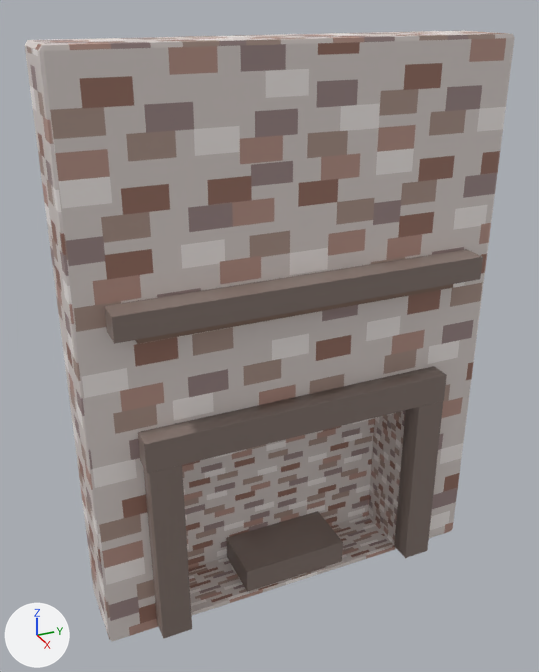
Before and after pictures for a commit that changed the FBX model Assets/Models/fireplace.fbx.
Rendered twice from a 50 mm lens placed at (11.53, -5.52, 5.9), pointed at (0.02, -0.34, 0.15). Lighting does not change. The marker at lower left points along +X, +Y and +Z. Where no turn or scale is listed for an object, it has been applied to the vertices.

Before the edit, the objects in view are built like this:
```python
ob_cube_001 = bpy.data.objects.new('Cube.001', me_cube_008)
ob_cube_001.location = (-0.58, 0.0, 0.0)
ob_cube_002 = bpy.data.objects.new('Cube.002', me_cube_009)
ob_cube_002.location = (-0.58, 0.0, 0.0)
ob_cube_003 = bpy.data.objects.new('Cube.003', me_cube_010)
ob_cube_003.location = (-0.58, -0.06, 0.0)
ob_cube_004 = bpy.data.objects.new('Cube.004', me_cube_004)
ob_cube_004.location = (-0.58, -3.89, -3.32)
ob_cube_005 = bpy.data.objects.new('Cube.005', me_cube_011)
ob_cube_005.location = (-0.58, 1.54, -3.32)
ob_cube_006 = bpy.data.objects.new('Cube.006', me_cube_012)
ob_cube_006.location = (0.55, 0.0, 0.42)
ob_cube_007 = bpy.data.objects.new('Cube.007', me_cube_013)
ob_cube_007.location = (-0.58, 0.0, 0.0)
```
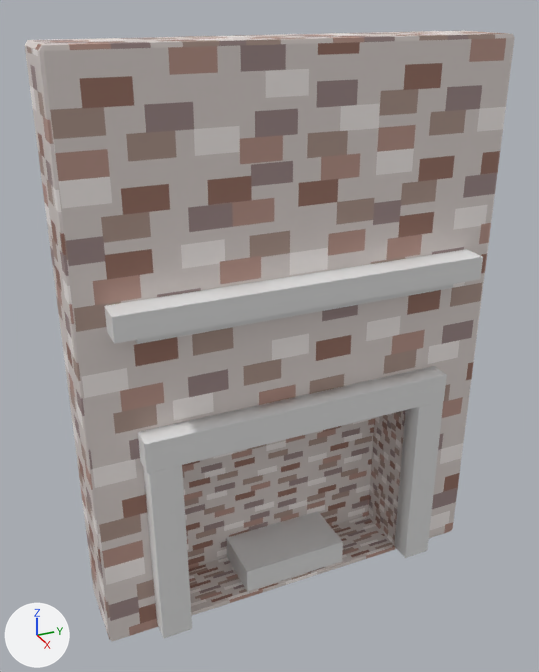
Changed parts and their boxes [x1, y1, x2, y2] in the pictures (539 x 672 px):
'Cube.002', recoloured: [104, 249, 483, 344] in both
'Cube.003', recoloured: [138, 366, 447, 473] in both
'Cube.004', recoloured: [143, 465, 192, 639] in both
'Cube.001', recoloured: [226, 511, 343, 592] in both
'Cube.005', recoloured: [394, 401, 443, 558] in both
'Cube.006', recoloured (brown to white): [135, 284, 453, 344] in both

The edits, one by one:
Material 'Material' (mat_material) changes colour from brown #887872 to white #e7e7e7; in linear values from (0.246, 0.189, 0.167) to (0.8, 0.8, 0.8).
Material 'Material.003' (mat_material_003) changes colour from brown #907565 to white #e7e7e7; in linear values from (0.281, 0.177, 0.131) to (0.8, 0.8, 0.8).
Material 'Material.001' (mat_material_001) is new.
Its base color is (0.8, 0.8, 0.8) (white #e7e7e7).
Its roughness is 0.4.
Material 'Material.002' (mat_material_002) is new.
Its base color is (0.8, 0.8, 0.8) (white #e7e7e7).
Its roughness is 0.4.
me_cube_011 has 24 vertices, 26 faces and spans x 1.25..1.69, y 0.84..1.44, z -1.88..1.89.
me_cube_011 no longer uses material mat_material (brown #887872).
me_cube_011 now uses material mat_material_002 (white #e7e7e7).
me_cube_004 has 24 vertices, 26 faces and spans x 1.25..1.69, y 0.84..1.44, z -1.88..1.89.
me_cube_004 no longer uses material mat_material (brown #887872).
me_cube_004 now uses material mat_material_001 (white #e7e7e7).
